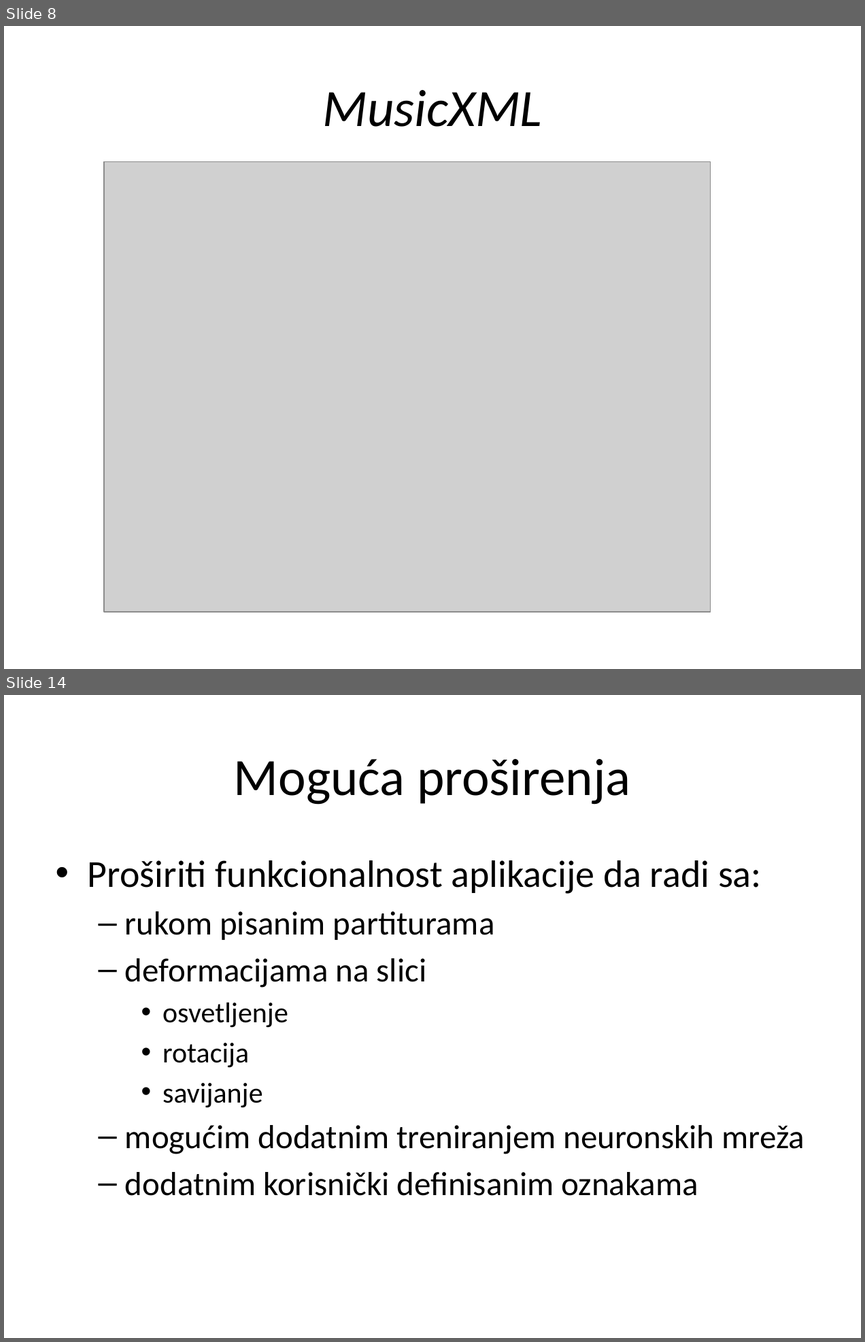
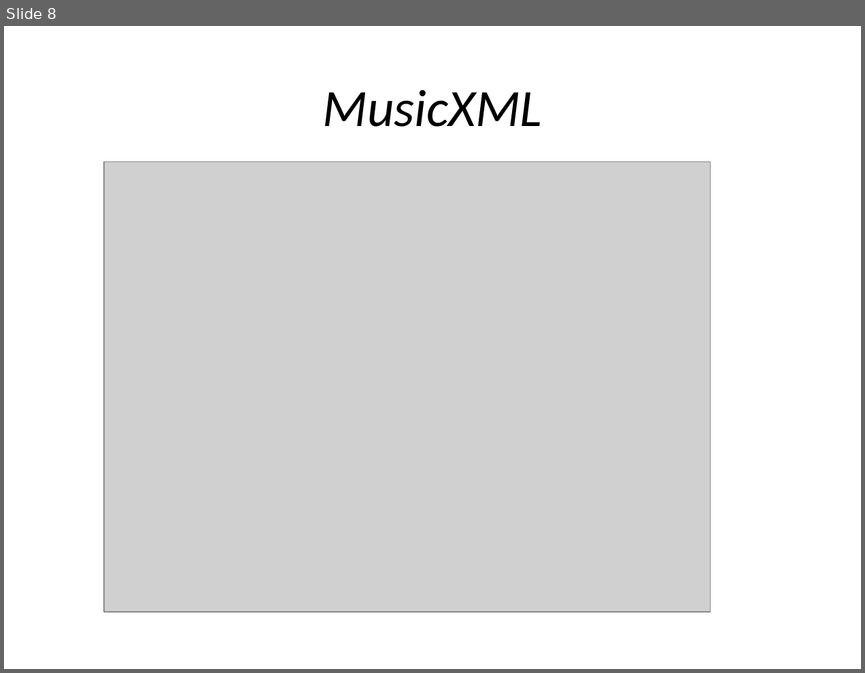
Before and after one commit to MilanRadeta/MusicReader, a slide deck: SoftProjekat.pptx. Shown one above the other, each under a label of ours: slides 8 and 14 before the commit, slide 8 after it; the slides between them are not shown. The pictures are 865x1342 and 865x673 pixels, drawn with LibreOffice and Linux fonts; fonts in the diff are those of the drawing; grey boxes stand for pictures. Boxes give left, top, right and bottom in pixels: in the first picture for what was removed or moved away, otherwise in the second. Text is boxed around its words. In the diff, an @@ line names an element or a change of style, - is before the commit and + after.

```diff
--- a/SoftProjekat.pptx
+++ b/SoftProjekat.pptx
@@ slide 14 removed at bbox=[4, 695, 861, 1338], background #FFFFFF @@
@@ title removed at bbox=[234, 759, 630, 804] @@
-Moguća proširenja
@@ text removed at bbox=[88, 860, 804, 1195] @@
-• Proširiti funkcionalnost aplikacije da radi sa:
-  – rukom pisanim partiturama
-  – deformacijama na slici
-    • osvetljenje
-    • rotacija
-    • savijanje
-  – mogućim dodatnim treniranjem neuronskih mreža
-  – dodatnim korisnički definisanim oznakama
```
Also in this commit, not shown: 6 slides changed, 95 slides added, 5 other slides removed, 22 other files.
